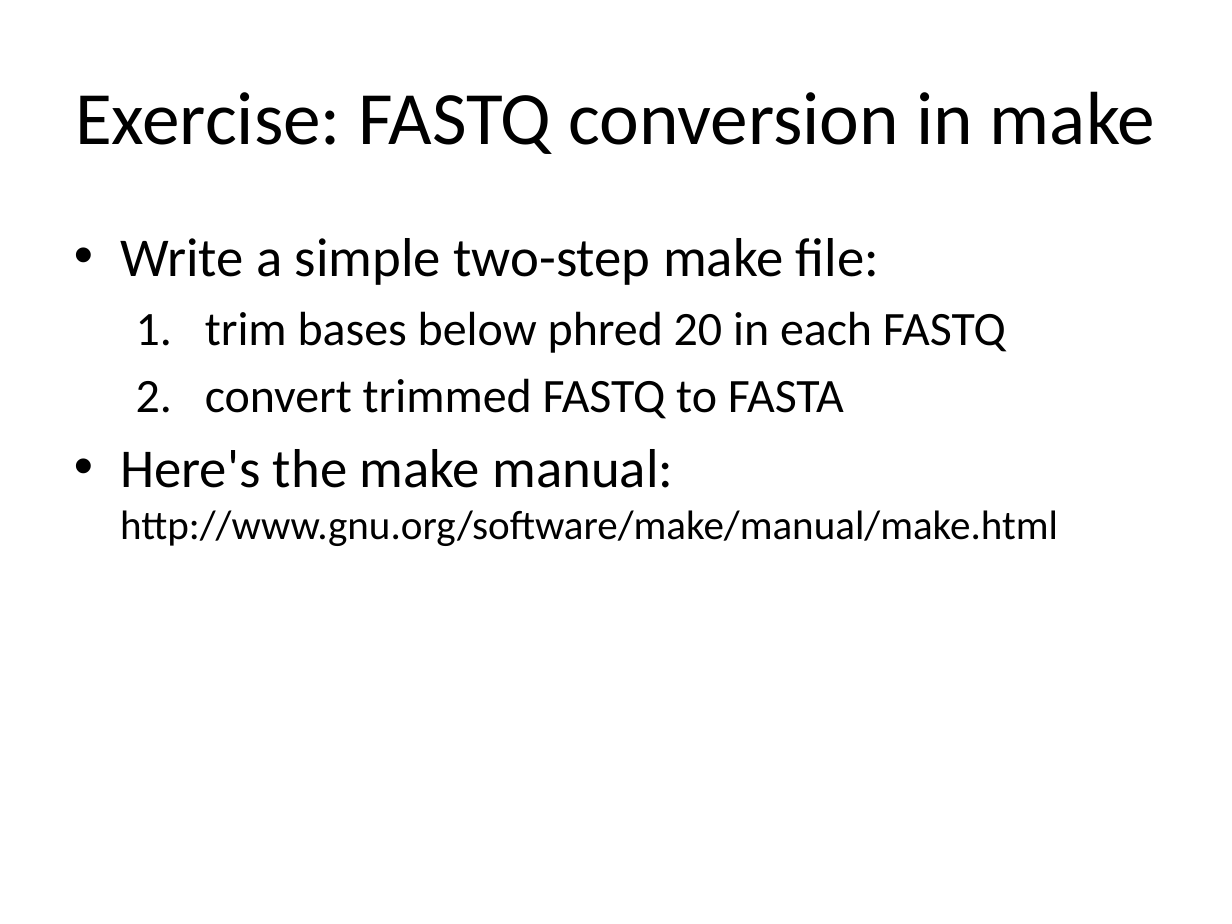
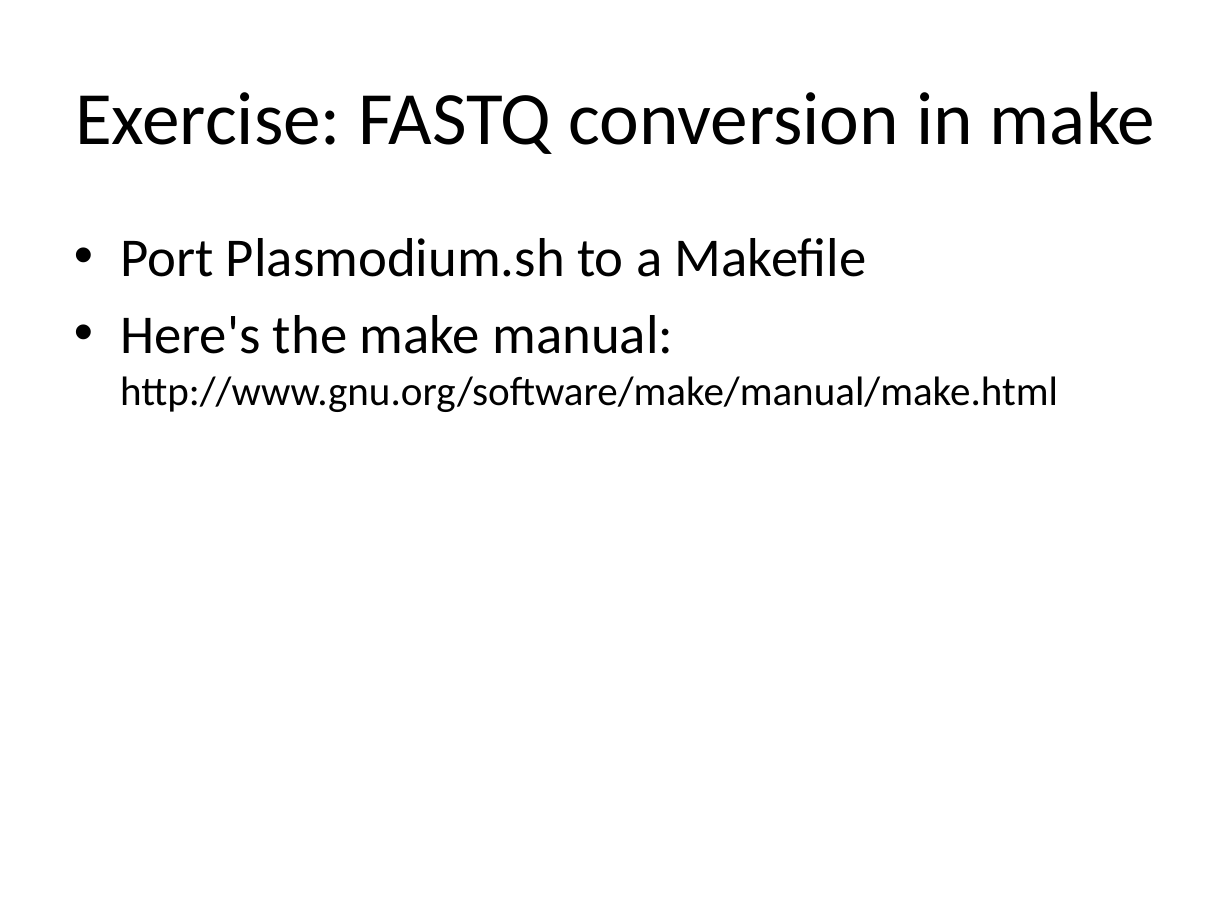
Before and after one commit to rvosa/ngs-workflows, a slide deck: slide 10 of doc/slides/day3/session2/Make.pptx (slide 9 before the commit). Drawn at 1232x924 pixels with LibreOffice and Linux fonts; fonts in the diff are those of the drawing. Boxes give left, top, right and bottom in pixels: in the first picture for what was removed or moved away, otherwise in the second. Text is boxed around its words. In the diff, an @@ line names an element or a change of style, - is before the commit and + after.

```diff
--- a/doc/slides/day3/session2/Make.pptx
+++ b/doc/slides/day3/session2/Make.pptx
@@ text at (x1=120, y1=238, x2=867, y2=277): text changed; size 28 to 32 pt @@
-• Write a simple two-step make file:
-  1. trim bases below phred 20 in each FASTQ
-  2. convert trimmed FASTQ to FASTA
+• Port Plasmodium.sh to a Makefile
```
Also in this commit, not shown: 2 slides added, 1 slide removed.
